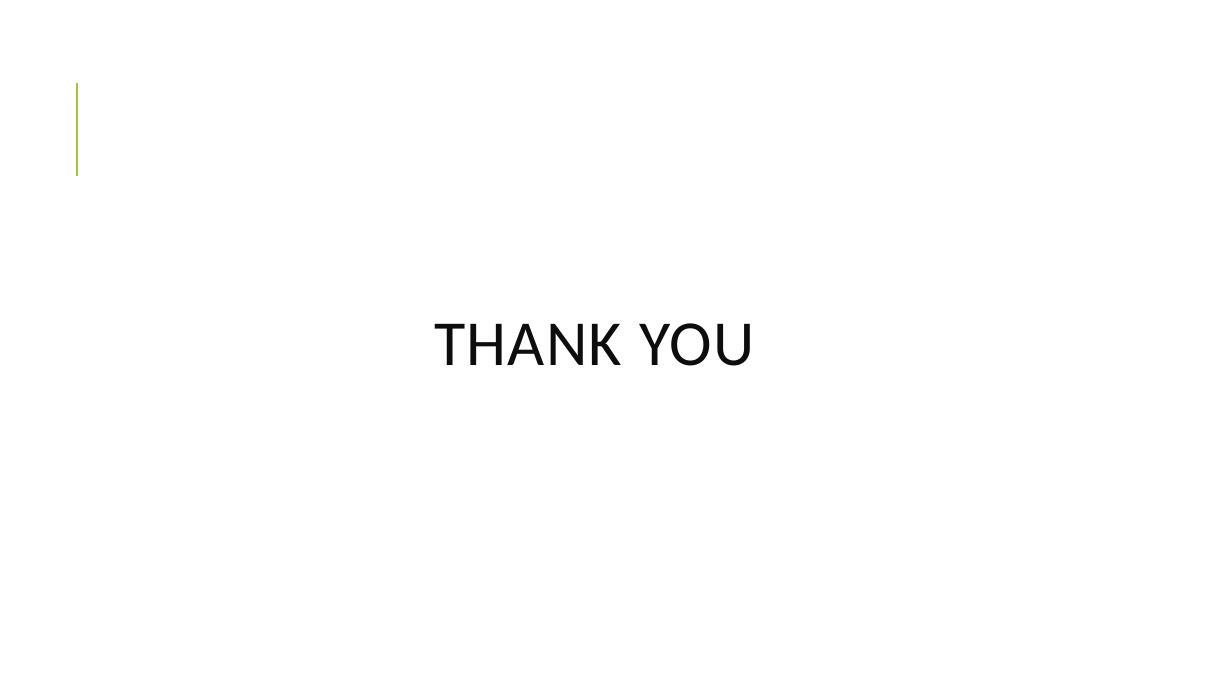
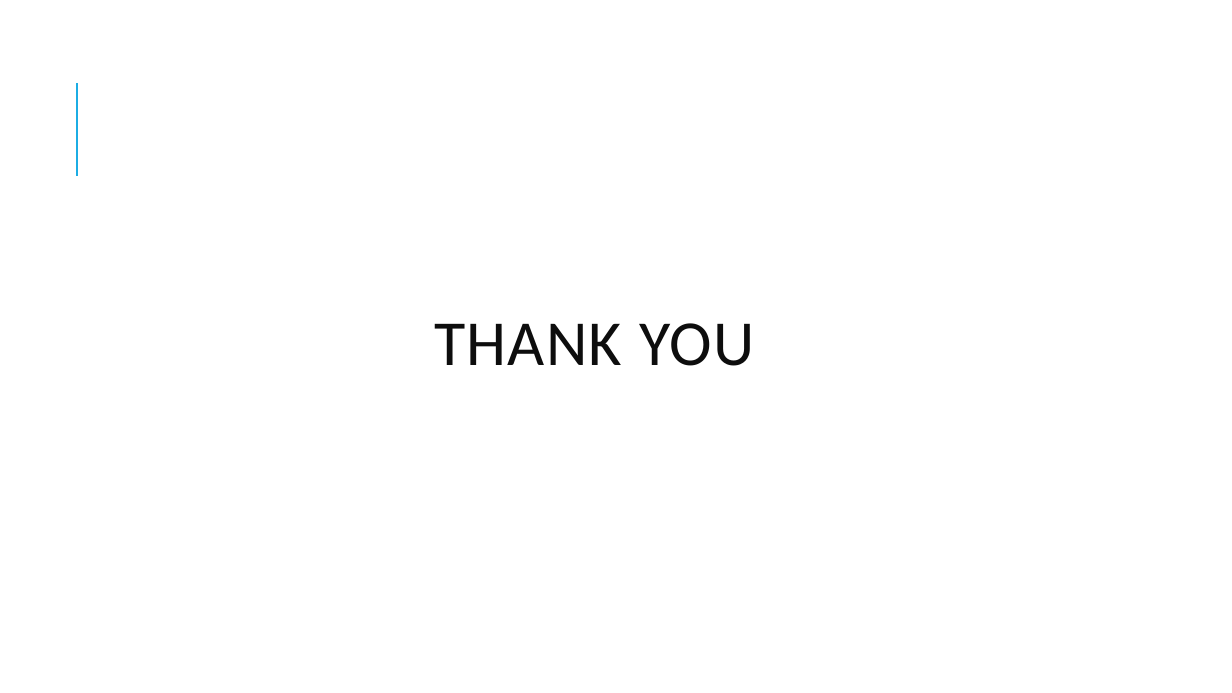
Before and after one commit to davidadey000/codeavenue, a slide deck: slide 11 of documentation/final_project_presentation.pptx (slide 7 before the commit). Drawn at 1232x693 pixels with LibreOffice and Linux fonts; fonts in the diff are those of the drawing. Boxes give left, top, right and bottom in pixels: in the first picture for what was removed or moved away, otherwise in the second. Text is boxed around its words. In the diff, an @@ line names an element or a change of style, - is before the commit and + after.

```diff
--- a/documentation/final_project_presentation.pptx
+++ b/documentation/final_project_presentation.pptx
@@ line (77, 176) - (77, 83): stroke #99CB38 1.5 pt to #1CADE4 1.5 pt @@
```
Also in this commit, not shown: 5 other slides changed, 5 slides added, 1 slide removed, 16 other files.
